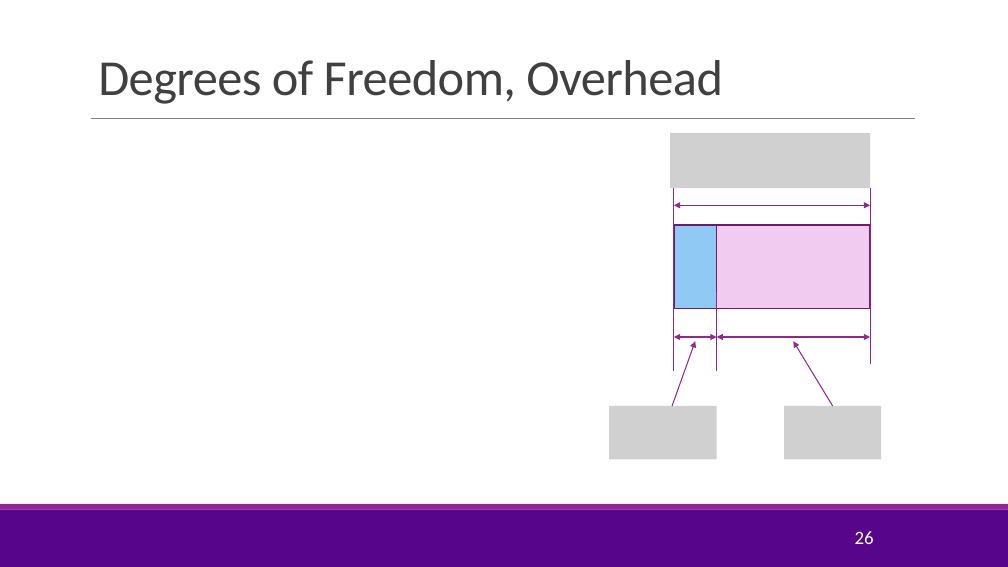
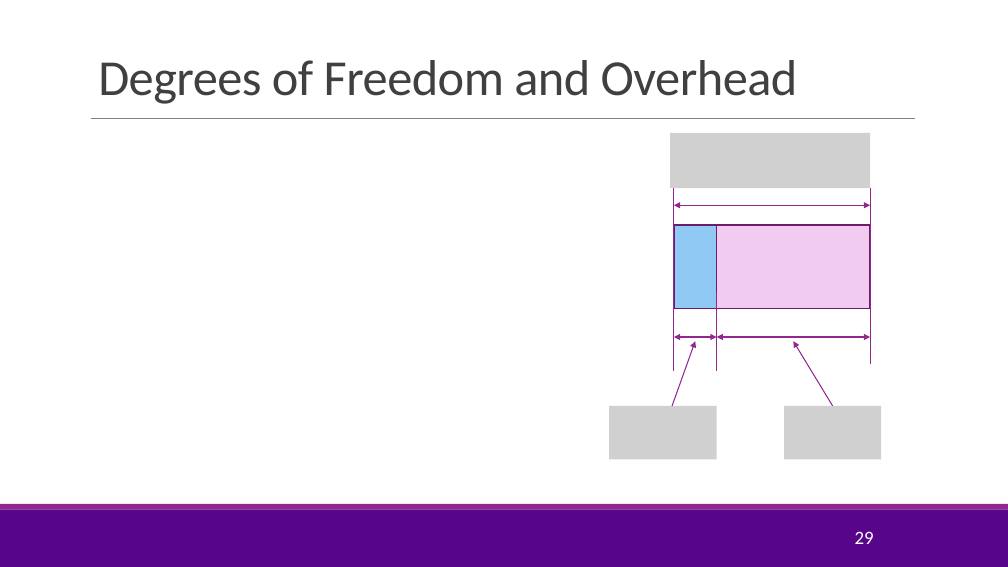
Before and after one commit to sdrangan/digitalcomm, a slide deck: slide 29 of Lectures/Unit08_Equalization.pptx (slide 26 before the commit). Drawn at 1008x567 pixels with LibreOffice and Linux fonts; fonts in the diff are those of the drawing; grey boxes stand for pictures; background and template pictures are left out. Boxes give left, top, right and bottom in pixels: in the first picture for what was removed or moved away, otherwise in the second. Text is boxed around its words. In the diff, an @@ line names an element or a change of style, - is before the commit and + after.

```diff
--- a/Lectures/Unit08_Equalization.pptx
+++ b/Lectures/Unit08_Equalization.pptx
@@ title at <box>98,60,798,104</box>: text changed @@
-Degrees of Freedom, Overhead
+Degrees of Freedom and Overhead
@@ page number at <box>855,531,874,544</box>: text changed @@
-26
+29
```
Also in this commit, not shown: 9 other slides changed, 15 slides added, 5 slides removed, 5 other files.
